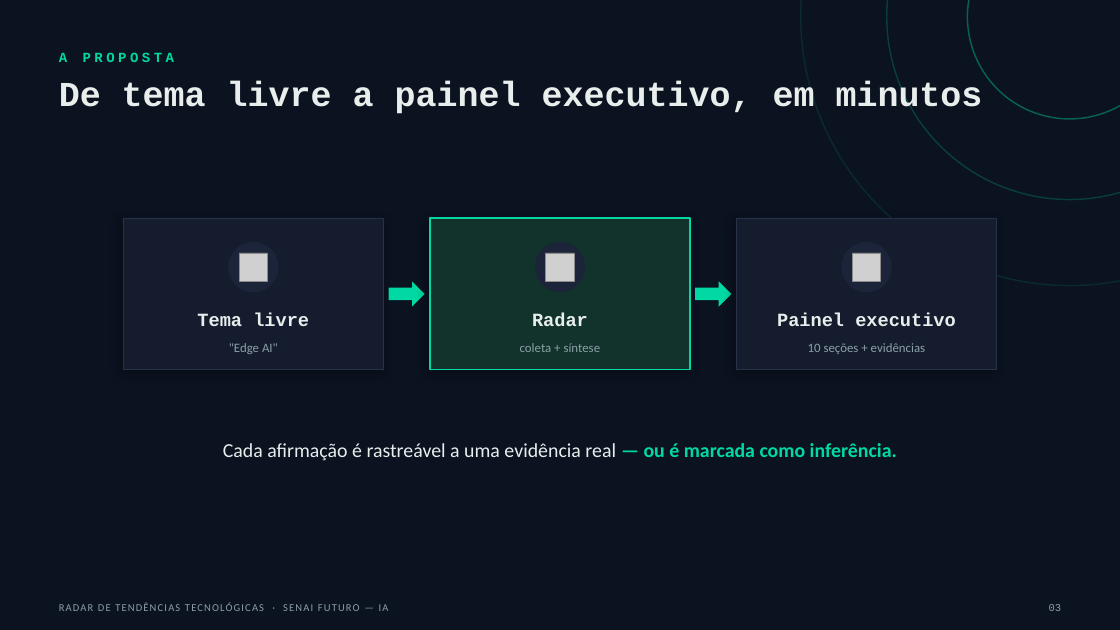
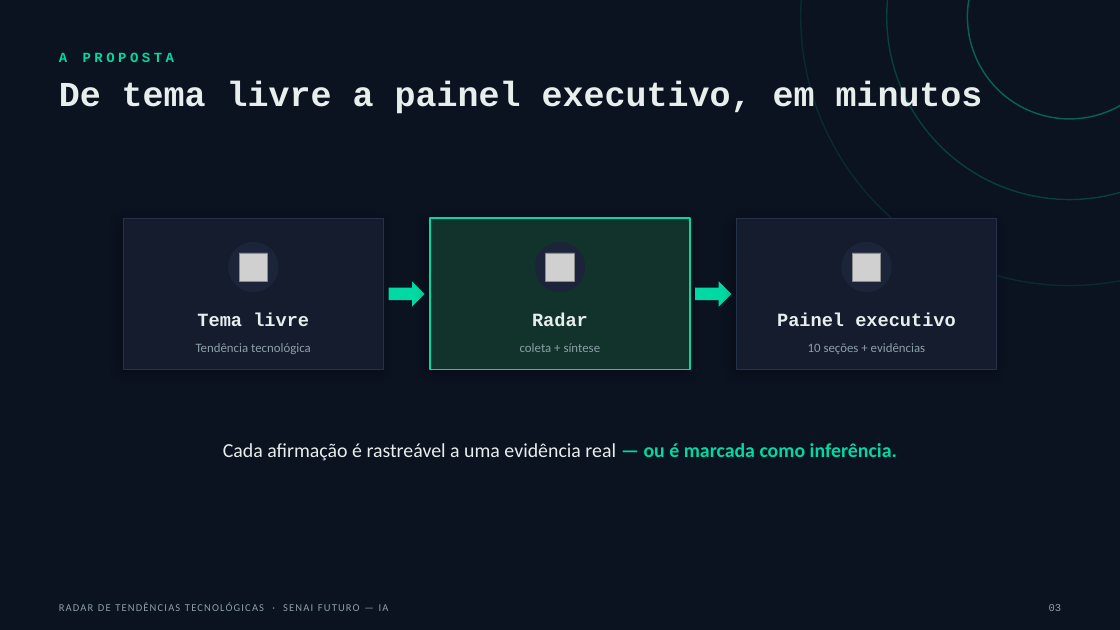
Before and after one commit to Carlosaaajr/radar-tendencias-tecnologicas, a slide deck: slide 3 of docs/apresentacao/radar-tendencias-apresentacao.pptx. Drawn at 1120x630 pixels with LibreOffice and Linux fonts; fonts in the diff are those of the drawing; grey boxes stand for pictures. Boxes give left, top, right and bottom in pixels: in the first picture for what was removed or moved away, otherwise in the second. Text is boxed around its words. In the diff, an @@ line names an element or a change of style, - is before the commit and + after.

```diff
--- a/docs/apresentacao/radar-tendencias-apresentacao.pptx
+++ b/docs/apresentacao/radar-tendencias-apresentacao.pptx
@@ text at box(196, 343, 311, 354): text changed @@
-"Edge AI"
+Tendência tecnológica
```
Also in this commit, not shown: 6 other slides changed, 1 other file.
